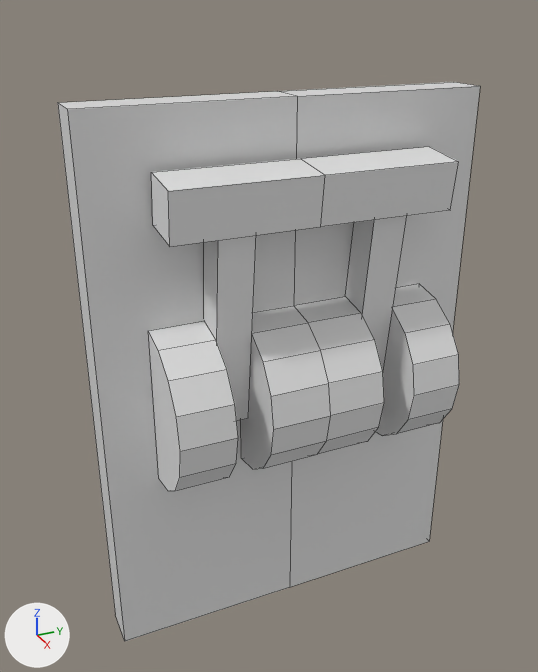
One commit to the Blender file Assets/_GAME/Models/switch.blend: the scene before it, then after it.
Before and after are seen from a 50 mm lens placed at (3.18, -1.52, 1.81), pointed at (0.09, -0.13, 0.26). Every picture has the same lights, and +X, +Y and +Z are marked at lower left. Mesh edges are drawn as thin lines.
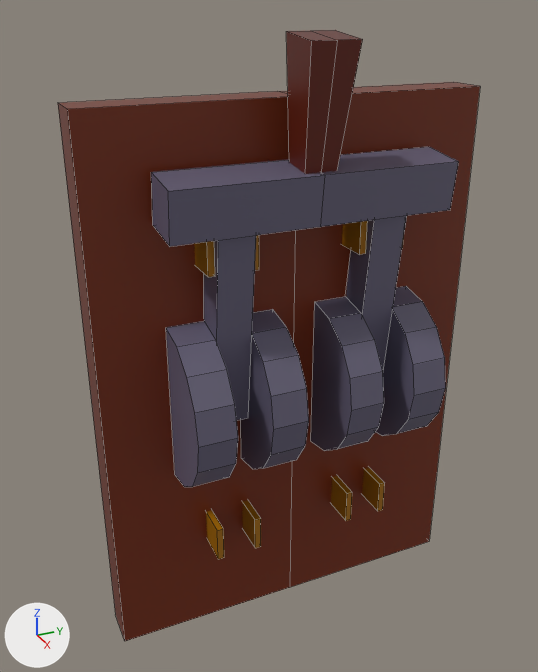
Pixel boxes [x1, y1, x2, y2] of what changed, in the pictures (538 x 672 px; the box of a moved part takes in the faces that stretch with it):
'Cube', surface changed, reshaped (grey to red, 9% taller)
    before: [58, 82, 480, 641]
    after: [58, 30, 480, 641]
part 1 of me_cube, added (brown)
    after: [194, 237, 404, 277]
part 2 of me_cube, added (brown)
    after: [255, 221, 368, 270]
part 3 of me_cube, added (brown)
    after: [206, 467, 385, 559]
part 4 of me_cube, added (brown)
    after: [242, 476, 352, 548]
part 5 of me_cube, moved or reshaped
    before: [148, 284, 459, 491]
    after: [166, 286, 446, 487]
part 6 of me_cube, moved or reshaped
    both: [252, 297, 384, 468]
part 7 of me_cube, added (red)
    after: [286, 30, 363, 174]
part 8 of me_cube, surface changed (grey to red)
    both: [58, 82, 480, 641]

The edits, one by one:
Picture 'TEX_ThrowSwitch' (img_tex_throwswitch) is new.
In material 'Material' (mat_material), base_color is no longer (0.8, 0.8, 0.8), white #e7e7e7.
In material 'Material' (mat_material), texture is now set to img_tex_throwswitch.
me_cube is used by ob_cube; location (0.0, 0.0, 0.0).
Verts and faces of me_cube; kept vertices keep their numbers, new ones are numbered from 60.
Before the commit, vertices of me_cube: 43 (0.11, 0.0, -0.41), 45 (0.26, 0.0, -0.38), 47 (0.39, 0.0, -0.29) at pixel (317, 454), 49 (0.48, 0.0, -0.16) at pixel (326, 440), 51 (0.51, 0.0, 0.0) at pixel (330, 415).
Before the commit, vertices of me_cube: 53 (0.48, 0.0, 0.16) at pixel (328, 383), 55 (0.39, 0.0, 0.29) at pixel (320, 350), 57 (0.26, 0.0, 0.38) at pixel (308, 322), 59 (0.11, 0.0, 0.41) at pixel (293, 305).
me_cube had 60 vertices, 40 faces and spanned x -0.1..0.51, y -1.0..0.0, z -1.4..1.4.
me_cube now has 100 vertices, 70 faces and spans x -0.1..0.51, y -1.0..0.0, z -1.4..1.68.
me_cube part 1: a new loose piece, a box spanning x 0.089..0.275, y -0.503..-0.469, z 0.69..0.875, in mat_material (picture img_tex_throwswitch).
me_cube part 2: a new loose piece, a box spanning x 0.089..0.275, y -0.293..-0.259, z 0.69..0.875, in mat_material (picture img_tex_throwswitch).
me_cube part 3: a new loose piece, a box spanning x 0.089..0.275, y -0.503..-0.469, z -0.876..-0.69, in mat_material (picture img_tex_throwswitch).
me_cube part 4: a new loose piece, a box spanning x 0.089..0.275, y -0.293..-0.259, z -0.876..-0.69, in mat_material (picture img_tex_throwswitch).
Part 5, on me_cube:
11 faces are deleted.
9 vertices in x 0.11..0.51, y -0.74, z -0.41..0.41 move by (0.0, 0.08, 0.0).
11 new faces join them.
Part 6, on me_cube:
Vertices 43, 45, 47, 49, 51, 53, 55, 57, 59 move by (0.0, -0.12, 0.0).
Part 7, on me_cube:
New vertex 60 is at (0.19, -0.08, 1.11).
New vertex 61 is at (0.23, -0.11, 1.68), pixel (286, 31).
New vertex 62 is at (0.19, 0.0, 1.11).
New vertex 63 is at (0.23, 0.0, 1.68), pixel (311, 30).
New vertex 64 is at (0.35, -0.08, 1.09).
New vertex 65 is at (0.45, -0.11, 1.65), pixel (311, 40).
New vertex 66 is at (0.35, 0.0, 1.09).
New vertex 67 is at (0.45, 0.0, 1.65), pixel (337, 40).
New faces: (60, 61, 63, 62), (62, 63, 67, 66), (64, 66, 67, 65), (60, 64, 65, 61), (60, 62, 66, 64), (61, 65, 67, 63).
me_cube part 8: 40 kept faces spanning x -0.1..0.51, y -1.0..0.0, z -1.4..1.4 get new texture (UV) coordinates.
